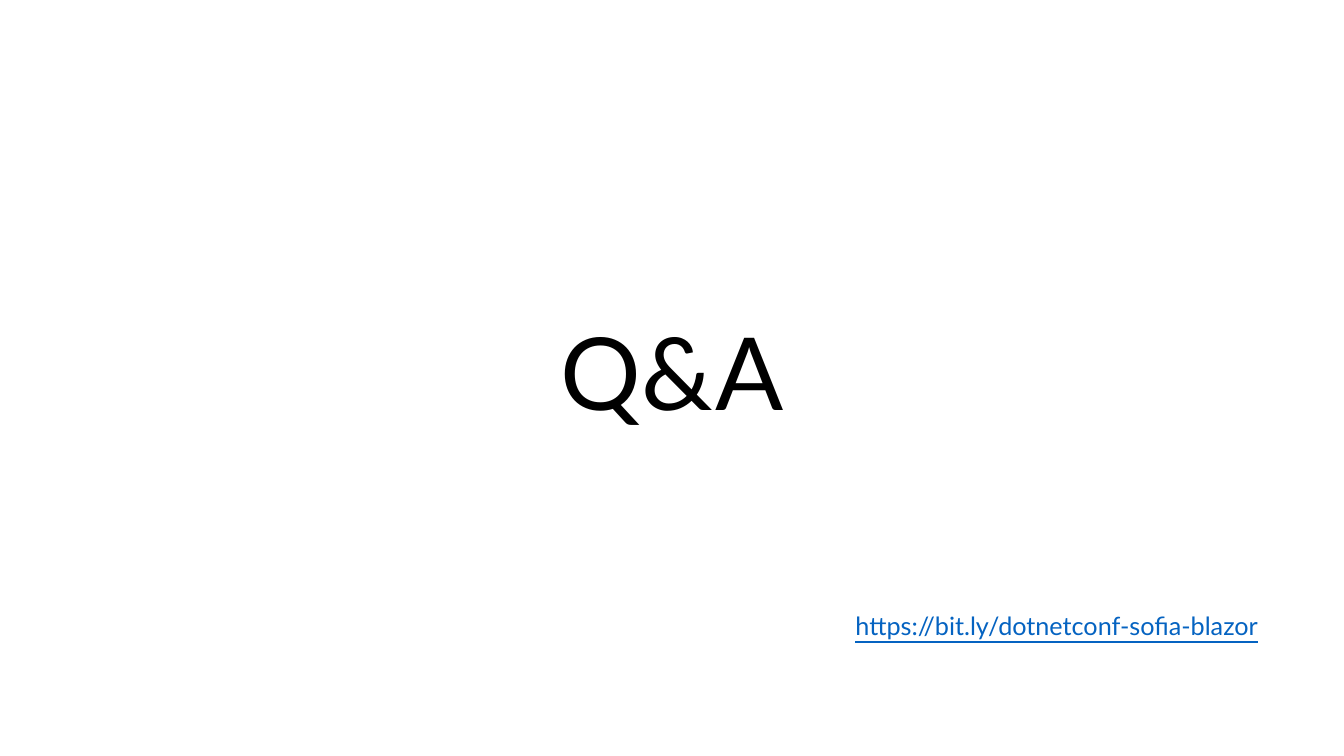
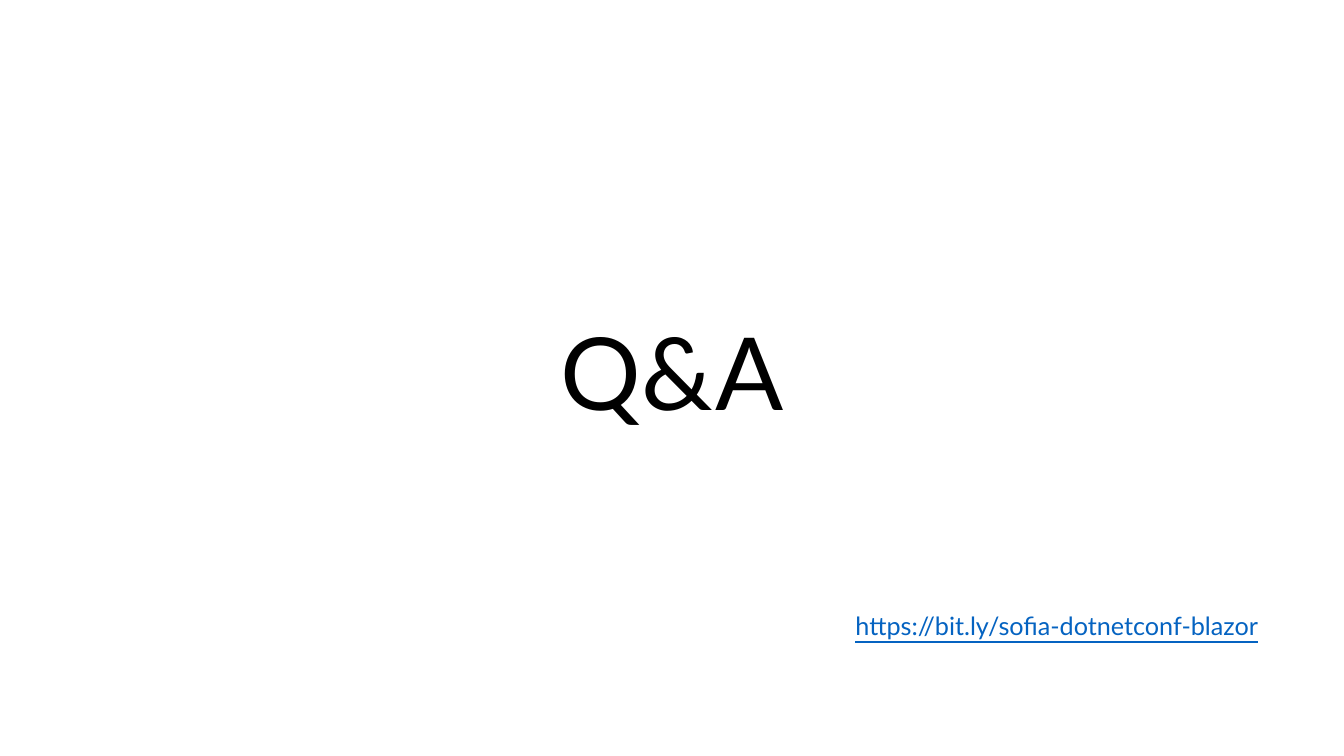
Before and after one commit to Dermendzhiev/presentations, a slide deck: slide 20 of 2019 Nov - Blazor Sneak Peek/slides.pptx. Drawn at 1344x756 pixels with LibreOffice and Linux fonts; fonts in the diff are those of the drawing; background and template pictures are left out. Boxes give left, top, right and bottom in pixels: in the first picture for what was removed or moved away, otherwise in the second. Text is boxed around its words. In the diff, an @@ line names an element or a change of style, - is before the commit and + after.

Commit message:
Update link for GitHub repo

```diff
--- a/2019 Nov - Blazor Sneak Peek/slides.pptx
+++ b/2019 Nov - Blazor Sneak Peek/slides.pptx
@@ text at [855,616,1258,640]: text changed @@
-https://bit.ly/dotnetconf-sofia-blazor
+https://bit.ly/sofia-dotnetconf-blazor
```
